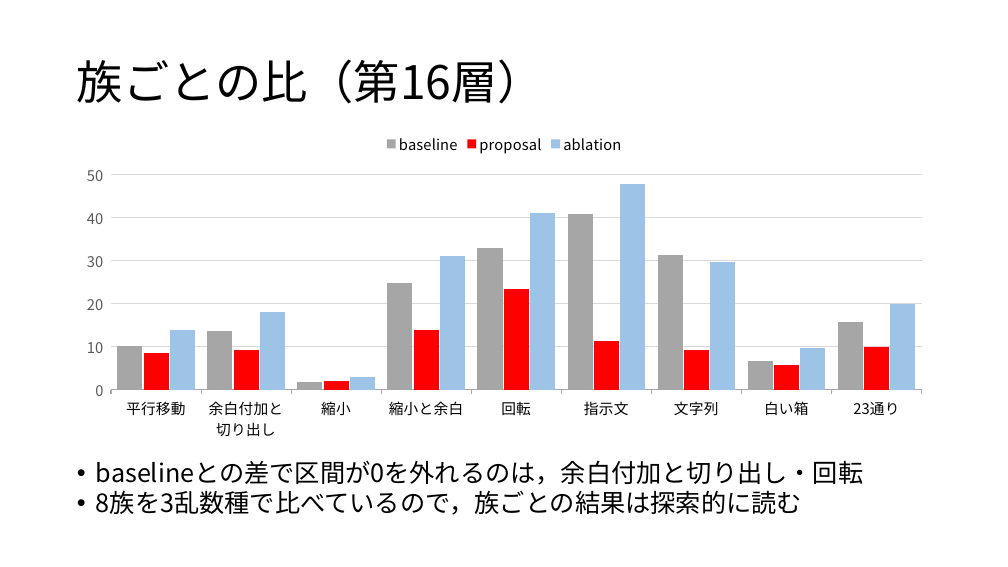
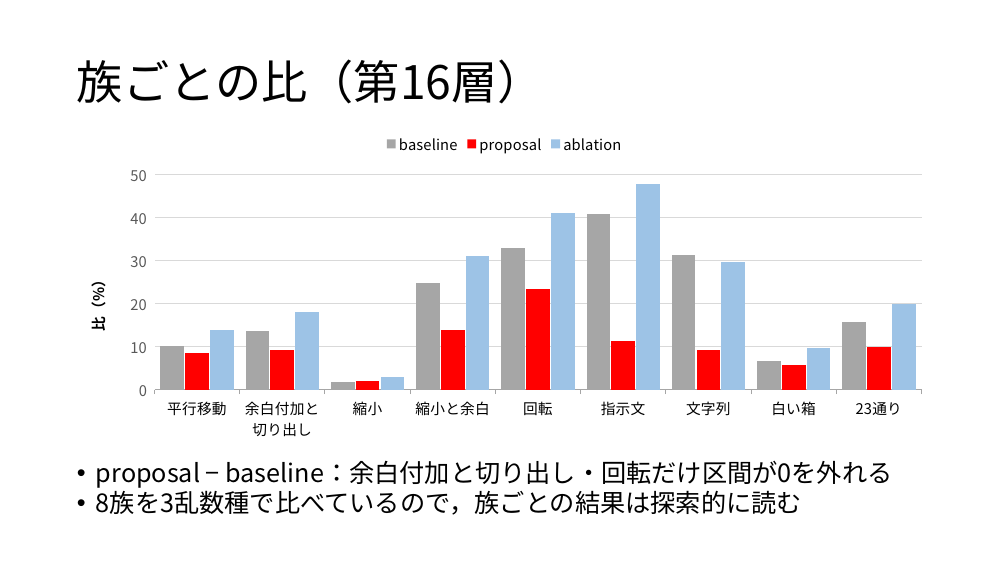
Before and after one commit to tomoking2004/cotar, a slide deck: slide 10 of presentations/20261030_進捗報告.pptx. Drawn at 1008x567 pixels with LibreOffice and Linux fonts; fonts in the diff are those of the drawing. Boxes give left, top, right and bottom in pixels: in the first picture for what was removed or moved away, otherwise in the second. Text is boxed around its words. In the diff, an @@ line names an element or a change of style, - is before the commit and + after.

```diff
--- a/presentations/20261030_進捗報告.pptx
+++ b/presentations/20261030_進捗報告.pptx
@@ column chart at (x1=70, y1=125, x2=939, y2=446) @@
@@ value axis title "" to "比（%）" @@
@@ text at (x1=96, y1=460, x2=893, y2=488): text changed @@
-• baselineとの差で区間が0を外れるのは，余白付加と切り出し・回転
+• proposal − baseline：余白付加と切り出し・回転だけ区間が0を外れる
```
Also in this commit, not shown: 14 other slides changed, 1 other file.
